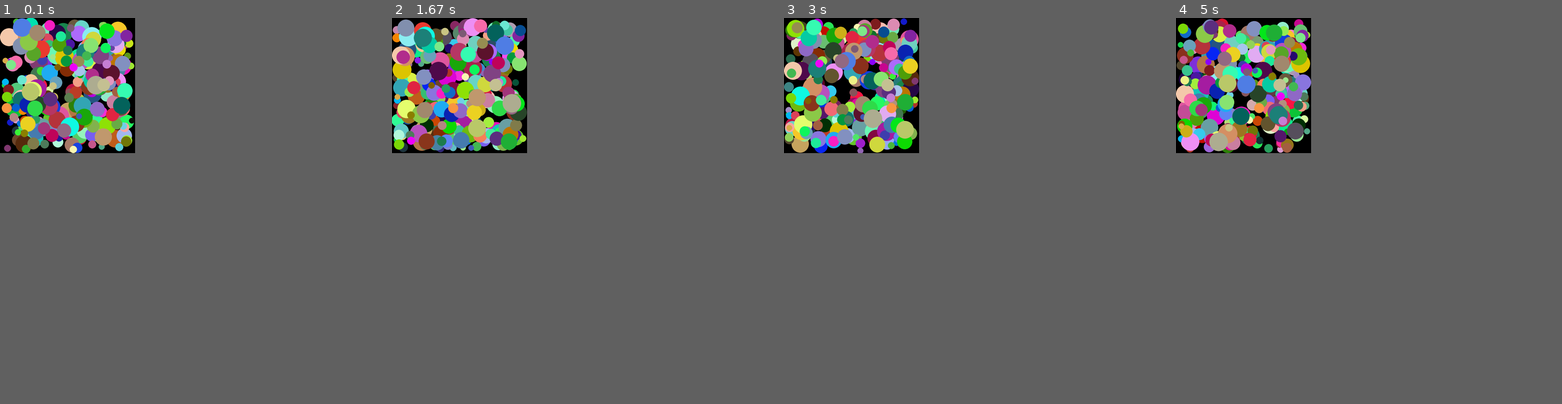
Above: before the commit, frames 1-4 (left to right).
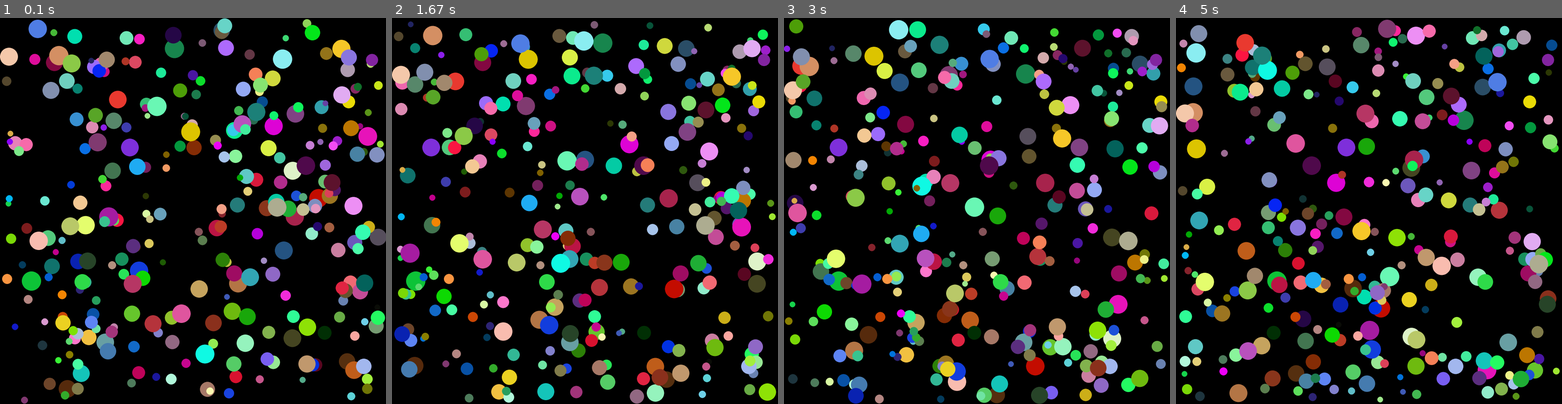
Above: after the commit, the same moments.

Repository: asboyer/python-lessons
Game: pygame game, started from projects/pygame/ball_template.py
The game is run twice, just before and just after one commit, with the same random seed, the same clock (stepped at 60 frames per second) and the same inputs.
Inputs:
- Up to frame 1 (0.1 s): no input
- Up to frame 2 (1.67 s): no input
- Up to frame 3 (3 s): no input
- Up to frame 4 (5 s): no input
In our replay, the window is 315x315 before the commit and 900x900 after it. These sizes can differ from the game's own. Grey fills any space a smaller window leaves; there, only what the larger window draws over its background counts as a difference.

The runs differ from the first frame. In frame 1, 31% of the frame differs, in the area x 0-100%, y 0-100%; in frame 2, 31%; in frame 3, 31%; in frame 4, 32%.

Commit message:
mon lessons

Diff:
--- a/projects/pygame/ball_template.py
+++ b/projects/pygame/ball_template.py
@@ -34,7 +34,7 @@
 
 background_color = BLACK
 
-screen_width = 700
+screen_width = 2000
 ball_width = 20
 ball_amount = 300
 
--- /dev/null
+++ b/projects/pygame/bball.py
@@ -0,0 +1,68 @@
+import pygame
+from random import randint
+from random import choice
+
+# a class is something that stores variables and functions in
+# objects
+class Ball:
+	# constructor(instance fields)
+	def __init__(self, radius, color, x, y, xv, yv):
+		# assinging varibales to the object
+		self.radius = radius
+		self.color = color
+		self.x = x
+		self.y = y
+		self.xv = xv
+		self.yv = yv
+
+	def move(self):
+		if self.x >= screen_width - self.radius or self.x <= 0:
+			self.xv = -self.xv
+		if self.y >= screen_width - self.radius or self.y <= 0:
+			self.yv = - self.yv
+		self.x += self.xv
+		self.y += self.yv
+
+		pygame.draw.ellipse(screen, self.color,
+							[self.x, self.y,
+							self.radius, self.radius],
+							0)
+WHITE = (255, 255, 255)
+BLACK = (0, 0, 0)
+RED = (255, 0, 0)
+
+# main game variables
+bg_color = BLACK
+screen_width = 700
+
+done = False
+
+pygame.init()
+screen = pygame.display.set_mode((screen_width, screen_width))
+pygame.display.set_caption('Ball')
+clock = pygame.time.Clock()
+
+ball_list = []
+
+for i in range(200):
+	ball = Ball(
+				70,
+				choice([RED, WHITE]),
+				200,
+				200,
+				randint(5, 20),
+				randint(5, 20)
+				)
+	ball_list.append(ball)
+
+while not done:
+	for event in pygame.event.get():
+		if event.type == pygame.QUIT:
+			done = True
+	screen.fill(bg_color)
+	for ball in ball_list:
+		ball.move()
+	pygame.display.update()
+	clock.tick(60)
+
+pygame.quit()
Not shown, changed: .gitignore
Not shown, changed: lessons/pandas/notebooks/intro_to_notebook.ipynb
